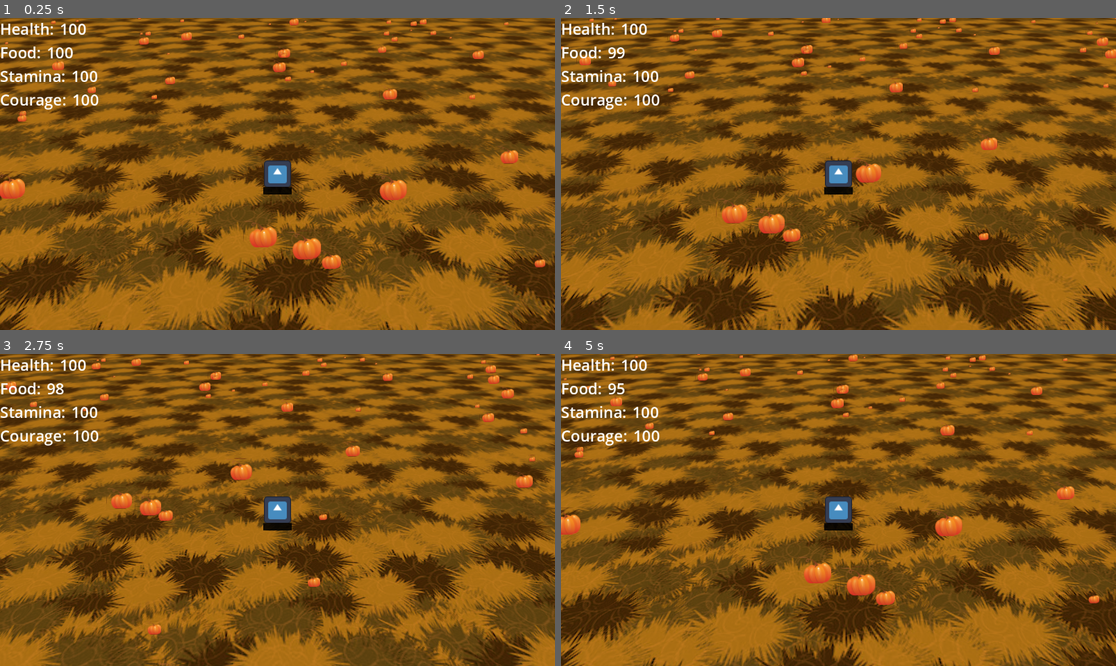
Above: before the commit, frames 1-4 (two rows, left to right).
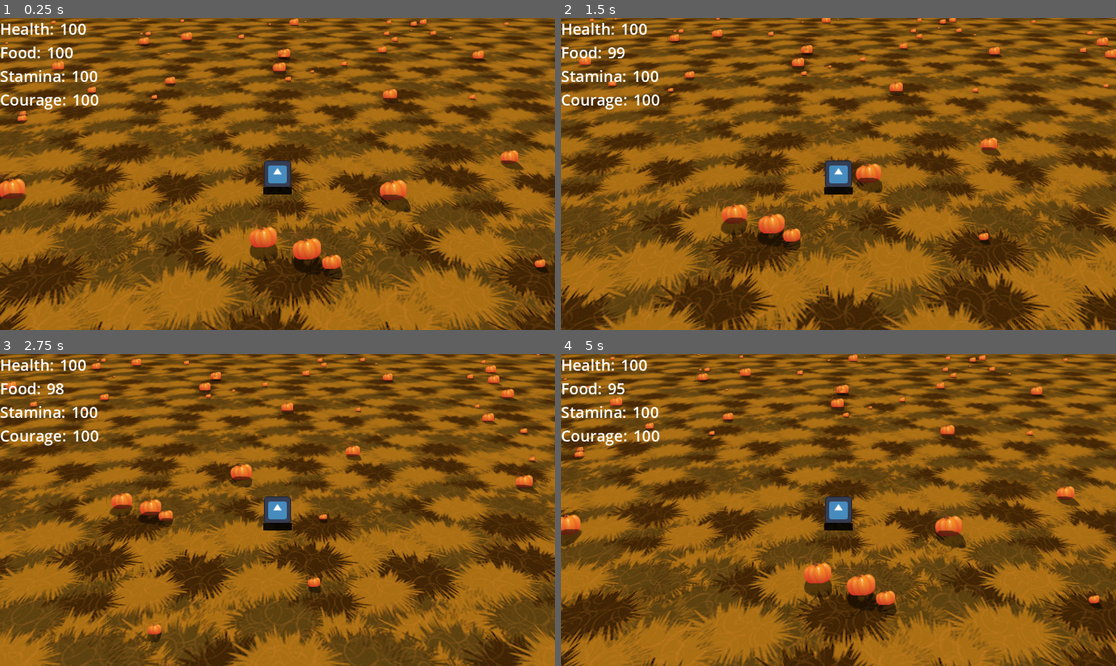
Above: after the commit, the same moments.

Repository: wattsUpJaz/Halloween2022
Game: Godot game, scene res://world.tscn
Two runs of this game, one before a commit and one after it. Both use one fixed random seed, a clock stepped at 60 frames per second and the inputs below. The engine's default icon, where the game draws it, is replaced by a stand-in: a white triangle on a blue panel in a dark square.
Inputs:
- Up to frame 1 (0.25 s): no input
- Up to frame 2 (1.5 s): tap Enter at 0.5 s; hold Right (ui_right) 0.53-1.28 s; hold Down (ui_down) from 1.28 s (still down)
- Up to frame 3 (2.75 s): release Down (ui_down) at 2.03 s; hold Right (ui_right) from 2.03 s (still down)
- Up to frame 4 (5 s): release Right (ui_right) at 2.78 s; hold Up (ui_up) 2.78-3.53 s; hold Left (ui_left) from 3.53 s (still down)

The runs differ from the first frame. In frame 1, 1.5% of the frame differs, in the area x 0-99%, y 0-85%; in frame 2, 1.1%; in frame 3, 1.0%; in frame 4, 1.4%.

Commit message:
add shadows to pumpkins

Diff:
--- a/items/item.tscn
+++ b/items/item.tscn
@@ -17,4 +17,9 @@
 transform = Transform3D(1, 0, 0, 0, 1, 0, 0, 0, 1, 0, 0.191, 0)
 billboard = 1
 
+[node name="Shadow" type="Sprite3D" parent="."]
+transform = Transform3D(1, 0, 0, 0, -4.37114e-08, 1, 0, -1, -4.37114e-08, 0, 0.0489337, 0.343)
+modulate = Color(0, 0, 0, 1)
+billboard = 1
+
 [connection signal="body_entered" from="." to="." method="_on_craft_resource_body_entered"]
--- a/items/pumpkin.tscn
+++ b/items/pumpkin.tscn
@@ -15,3 +15,9 @@
 transform = Transform3D(1, 0, 0, 0, 0.642788, 0.766044, 0, -0.766044, 0.642788, -0.151433, 0.404925, -0.468955)
 billboard = 0
 texture = ExtResource("3_dj7ft")
+
+[node name="Shadow" parent="." index="2"]
+transform = Transform3D(1, 0, 0, 0, -4.37114e-08, -1, 0, 1, -4.37114e-08, -0.123141, 0.0178512, 0.314277)
+modulate = Color(0, 0, 0, 0.513726)
+billboard = 0
+texture = ExtResource("3_dj7ft")
--- a/world.tscn
+++ b/world.tscn
@@ -27,6 +27,21 @@
 [node name="Player" parent="." instance=ExtResource("1_fumg7")]
 transform = Transform3D(1, 0, 0, 0, 1, 0, 0, 0, 1, 0, 0.07, 0)
 
+[node name="VBoxContainer" parent="Player/PlayerUI" index="0"]
+layout_mode = 0
+
+[node name="HealthStat" parent="Player/PlayerUI/VBoxContainer" index="0"]
+layout_mode = 2
+
+[node name="FoodStat" parent="Player/PlayerUI/VBoxContainer" index="1"]
+layout_mode = 2
+
+[node name="StaminaStat" parent="Player/PlayerUI/VBoxContainer" index="2"]
+layout_mode = 2
+
+[node name="CourageStat" parent="Player/PlayerUI/VBoxContainer" index="3"]
+layout_mode = 2
+
 [node name="Ground" type="StaticBody3D" parent="."]
 
 [node name="CollisionShape3d" type="CollisionShape3D" parent="Ground"]
